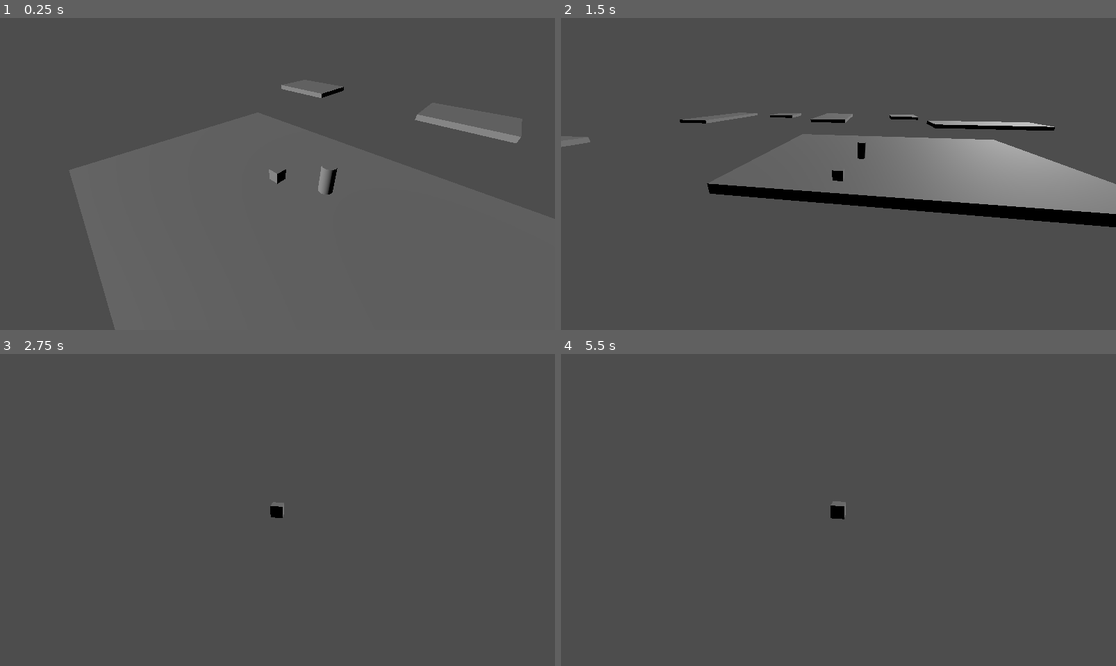
Above: before the commit, frames 1-4 (two rows, left to right).
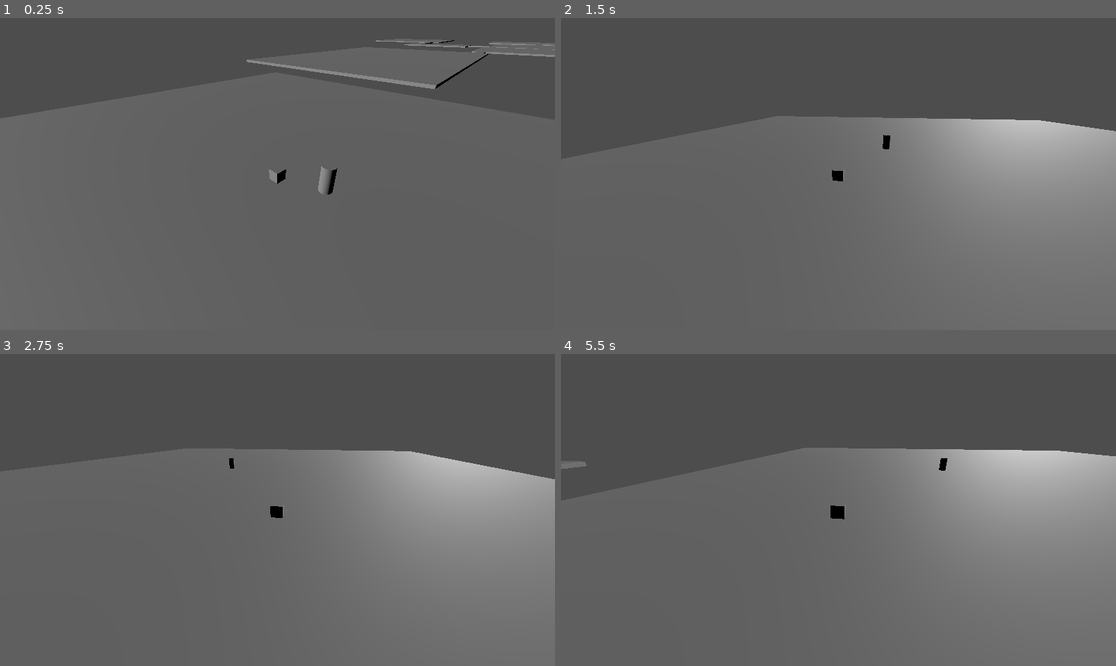
Above: after the commit, the same moments.

Repository: DumplingEater/possible_game
Game: Godot game, scene res://scenes/main.tscn
Same seed, same stepped clock (60 frames per second), same inputs: the game is played once before the commit and once after it.
Inputs (mouse positions are in pixels of both pictures, inside the frame that each line leads up to):
- Up to frame 1 (0.25 s): no input
- Up to frame 2 (1.5 s): move the mouse to (960, 158) at 0.52 s; hold D (move_right) 0.53-1.28 s; hold Right mouse button (mouse_right_click) 0.53-1.28 s; tap Space (jump) at 0.77 s; move the mouse to (727, 189) at 1.27 s; hold S (move_back) from 1.28 s (still down); tap Mouse wheel down (scroll_down) at 1.35 s
- Up to frame 3 (2.75 s): tap Space (jump) at 1.52 s; move the mouse to (333, 441) at 2.02 s; release S (move_back) at 2.03 s; hold D (move_right) from 2.03 s (still down); hold Mouse wheel up (scroll_up) from 2.03 s (still down)
- Up to frame 4 (5.5 s): move the mouse to (810, 572) at 2.77 s; release D (move_right) at 2.78 s; release Mouse wheel up (scroll_up) at 2.78 s; hold W (move_forward) 2.78-3.53 s; tap Q at 2.85 s; tap Space (jump) at 3.02, 3.77, 4.52 s; move the mouse to (1005, 556) at 3.52 s; hold E 3.53-4.28 s; hold A (move_left) 3.53-5.03 s; move the mouse to (672, 463) at 4.27 s; right-click (672, 463) at 4.35 s; move the mouse to (866, 510) at 5.02 s; hold S (move_back) from 5.03 s (still down); hold Mouse wheel down (scroll_down) from 5.03 s (still down)

The runs differ from the first frame. In frame 1, 8.3% of the frame differs, in the area x 0-100%, y 7-100%; in frame 2, 26%; in frame 3, 34%; in frame 4, 35%, in the area x 0-100%, y 30-100%.

Commit message:
added hallways

Diff:
--- a/scenes/dungeon_level.tscn
+++ b/scenes/dungeon_level.tscn
@@ -1,6 +1,6 @@
 [gd_scene load_steps=2 format=3 uid="uid://b5jpr0o1187hx"]
 
-[ext_resource type="Script" path="res://src/dungeon_generator.gd" id="1_14uwh"]
+[ext_resource type="Script" path="res://src/procedural_generation/dungeon_generator.gd" id="1_14uwh"]
 
 [node name="dungeon" type="Node3D"]
 
--- a/scenes/third_person_character.tscn
+++ b/scenes/third_person_character.tscn
@@ -1,21 +1,22 @@
 [gd_scene load_steps=5 format=3 uid="uid://bkee16cpy3j8y"]
 
-[ext_resource type="Script" path="res://src/character_controller.gd" id="1_k51kk"]
-[ext_resource type="Script" path="res://src/follow_camera.gd" id="2_jr8w2"]
-[ext_resource type="Script" path="res://src/player_character.gd" id="3_co36e"]
+[ext_resource type="Script" path="res://src/player_controls/character_controller.gd" id="1_vvahs"]
+[ext_resource type="Script" path="res://src/player_controls/follow_camera.gd" id="2_5oxlu"]
+[ext_resource type="Script" path="res://src/player_controls/player_character.gd" id="3_xhcw4"]
 
 [sub_resource type="BoxShape3D" id="BoxShape3D_cbbcf"]
 
 [node name="CharacterBody3D" type="CharacterBody3D"]
-script = ExtResource("1_k51kk")
+script = ExtResource("1_vvahs")
+speed = 23
 
 [node name="CSGBox3D" type="CSGBox3D" parent="."]
 
 [node name="camera" type="Camera3D" parent="."]
-script = ExtResource("2_jr8w2")
+script = ExtResource("2_5oxlu")
 
 [node name="CollisionShape3D" type="CollisionShape3D" parent="."]
 shape = SubResource("BoxShape3D_cbbcf")
 
 [node name="data" type="Node" parent="."]
-script = ExtResource("3_co36e")
+script = ExtResource("3_xhcw4")
--- a/src/dungeon_generator.gd
+++ /dev/null
@@ -1,110 +0,0 @@
-extends Node3D
-
-
-@export var grid_size: int = 50
-@export var min_room_size: int = 10
-@export var max_room_size: int = 40
-@export var room_count: int = 15
-@export var max_iterations: int = 100000
-
-var char_spawn_point: Vector3 = Vector3.ZERO
-
-class RoomNode:
-	var x: int = 0
-	var y: int = 0
-	var width: int = 5
-	var depth: int = 5
-
-	func _init(x: int, y: int, w: int, d: int):
-		self.x = x
-		self.y = y
-		self.width = w
-		self.depth = d
-
-	func min_x() -> int:
-		return self.x - self.width
-
-	func max_x() -> int:
-		return self.x + self.width
-
-	func min_y() -> int:
-		return self.y - self.depth
-
-	func max_y() -> int:
-		return self.y + self.depth
-
-	func overlaps_room(other: RoomNode) -> bool:
-		if other.max_x() < self.min_x():
-			return false
-		if other.min_x() > self.max_x():
-			return false
-		if other.max_y() < self.min_y():
-			return false
-		if other.min_y() > self.max_y():
-			return false
-		return true
-
-# Called when the node enters the scene tree for the first time.
-func _ready():
-	char_spawn_point = Vector3.ZERO
-	var spawn_set = false
-
-	var rng = RandomNumberGenerator.new()
-	var rooms = []
-	var iterations = 0
-	while len(rooms) < room_count:
-		var x: int = rng.randi_range(-grid_size, grid_size)
-		var y: int = rng.randi_range(-grid_size, grid_size)
-		var dx: int = rng.randi_range(min_room_size, max_room_size)
-		var dy: int = rng.randi_range(min_room_size, max_room_size)
-
-		var candidate_room: RoomNode = RoomNode.new(x, y, dx, dy)
-		var room_overlaps: bool = false
-		for room in rooms:
-			if room.overlaps_room(candidate_room):
-				room_overlaps = true
-				break
-		if not room_overlaps:
-			rooms.append(candidate_room)
-			var printer = "Adding room with x %d y %d dx %d dy %d"
-			var formatted = printer % [candidate_room.x, candidate_room.y, candidate_room.width, candidate_room.depth]
-		iterations += 1
-		if iterations >= max_iterations:
-			break
-
-	for room in rooms:
-		var mesh_instance = MeshInstance3D.new()
-		var mesh = BoxMesh.new()
-
-		# Set the size of the cube based on the room dimensions
-		mesh.size = Vector3(room.width, 1, room.depth)
-		mesh_instance.mesh = mesh
-
-		# Set the position of the cube
-		mesh_instance.position = Vector3(room.x, 0.0, room.y)
-		mesh_instance.create_convex_collision()
-
-		if not spawn_set:
-			char_spawn_point = mesh_instance.position + Vector3(0, 5, 0)
-			spawn_set = true
-
-		# Add the cube to the scene
-		add_child(mesh_instance)
-
-	var character = get_node("../../agents/players/character")
-	character.ready.connect(_set_player_spawn)
-
-func _set_player_spawn():
-	var character = get_node("../../agents/players/character")
-	character.transform = character.transform.translated(char_spawn_point)
-
-	var test_enemy = preload("res://scenes//test_enemy.tscn")
-	var instance =  test_enemy.instantiate()
-	instance.transform.origin = Vector3(char_spawn_point.x + 6, 5, char_spawn_point.z)
-	var mobs = get_node("../../agents/mobs")
-	mobs.add_child(instance)
-	return
-
-# Called every frame. 'delta' is the elapsed time since the previous frame.
-func _process(delta):
-	pass
--- /dev/null
+++ b/src/procedural_generation/dungeon_generator.gd
@@ -0,0 +1,200 @@
+extends Node3D
+
+
+@export var grid_size: int = 200
+@export var min_room_size: int = 15
+@export var max_room_size: int = 70
+@export var room_count: int = 20
+@export var max_iterations: int = 100000
+@export var hall_width: float = 5
+
+var char_spawn_point: Vector3 = Vector3.ZERO
+
+class RoomNode:
+	var x: int = 0
+	var z: int = 0
+	var half_width: int = 5
+	var half_depth: int = 5
+
+	func _init(x: int, z: int, w: int, d: int):
+		self.x = x
+		self.z = z
+		self.half_width = w
+		self.half_depth = d
+
+	func min_x() -> int:
+		return self.x - self.half_width
+
+	func max_x() -> int:
+		return self.x + self.half_width
+
+	func min_z() -> int:
+		return self.z - self.half_depth
+
+	func max_z() -> int:
+		return self.z + self.half_depth
+
+	func overlaps_room(other: RoomNode) -> bool:
+		if other.max_x() < self.min_x():
+			return false
+		if other.min_x() > self.max_x():
+			return false
+		if other.max_z() < self.min_z():
+			return false
+		if other.min_z() > self.max_z():
+			return false
+		return true
+
+	func in_plane_distance_from_room(other: RoomNode) -> float:
+		var xdiff = self.x - other.x
+		var zdiff = self.z - other.z
+		return sqrt(xdiff * xdiff + zdiff * zdiff)
+
+# Called when the node enters the scene tree for the first time.
+func _ready():
+	char_spawn_point = Vector3.ZERO
+	var spawn_set = false
+
+	var rng = RandomNumberGenerator.new()
+	var rooms = []
+	var iterations = 0
+	while len(rooms) < room_count:
+		var x: int = rng.randi_range(-grid_size, grid_size)
+		var z: int = rng.randi_range(-grid_size, grid_size)
+		var dx: int = rng.randi_range(min_room_size, max_room_size)
+		var dz: int = rng.randi_range(min_room_size, max_room_size)
+
+		var candidate_room: RoomNode = RoomNode.new(x, z, dx, dz)
+		var room_overlaps: bool = false
+		for room in rooms:
+			if room.overlaps_room(candidate_room):
+				room_overlaps = true
+				break
+		if not room_overlaps:
+			rooms.append(candidate_room)
+
+		iterations += 1
+		if iterations >= max_iterations:
+			break
+
+	var room_graph = {}
+	var rooms_added_to_graph = []
+
+	var start_room = rooms[0]
+	room_graph[start_room] = []
+	rooms_added_to_graph.append(start_room)
+
+	while len(rooms_added_to_graph) < len(rooms):
+		var best_candidate_node = null
+		var best_graph_node
+		var best_distance = 1e9
+
+		# iterate each node in the graph and each room in rooms and find the closest pair
+		# then add that pair and keep looping. i think this is prim's algorithm idk
+		for graph_node: RoomNode in room_graph:
+
+			# compare this graph node to every candidate
+			for candidate_node: RoomNode in rooms:
+
+				# don't check nodes already in graph
+				if candidate_node in rooms_added_to_graph:
+					continue
+
+				# if we find a candidate closesst to this node, cache it
+				var distance_between_rooms = graph_node.in_plane_distance_from_room(candidate_node)
+				if distance_between_rooms < best_distance:
+					best_distance = distance_between_rooms
+					best_candidate_node  = candidate_node
+					best_graph_node = graph_node
+
+		# add new room to graph
+		room_graph[best_candidate_node] = []
+		rooms_added_to_graph.append(best_candidate_node)
+
+		# add link between rooms. though it's undirected, i think it'll help to keep
+		# track of it as a directed graph so it's easier to know which edges i've added
+		room_graph[best_graph_node].append(best_candidate_node)
+
+	# i guess for conceptual sake i am picturing this top down +x to right +z 'up'
+	for room in room_graph:
+		var adjacent_rooms = room_graph[room]
+		for target_room in adjacent_rooms:
+			var x_overlap = !(room.max_x() < target_room.min_x() or room.min_x() > target_room.max_x())
+			var z_overlap = !(room.max_z() < target_room.min_z() or room.min_z() > target_room.max_z())
+
+			# if there's overlap we can just do a straight hall so check that first
+			if x_overlap or z_overlap:
+
+				# just line up our 4 x values and sort and our x bounds for hall
+				# pos are the middle two. same for z actually for the bounds of
+				# the hall
+				var x_edges = [room.min_x(), room.max_x(), target_room.min_x(), target_room.max_x()]
+				var z_edges = [room.min_z(), room.max_z(), target_room.min_z(), target_room.max_z()]
+
+				x_edges.sort()
+				z_edges.sort()
+
+				var hall_x = (x_edges[1] + x_edges[2]) / 2
+				var hall_z = (z_edges[1] + z_edges[2]) / 2
+
+				var mesh_instance = MeshInstance3D.new()
+				var mesh = BoxMesh.new()
+				#mesh.size = Vector3(room.half_width, 1, room.half_depth)
+				if x_overlap:
+					var hall_length = abs(z_edges[1] - z_edges[2]) + 1
+					mesh.size = Vector3(hall_width, 1, hall_length)
+				elif z_overlap:
+					var hall_length = abs(x_edges[1] - x_edges[2]) + 1
+					mesh.size = Vector3(hall_length, 1, hall_width)
+				mesh_instance.mesh = mesh
+				mesh_instance.position = Vector3(hall_x, 0.0, hall_z)
+				mesh_instance.create_convex_collision()
+				add_child(mesh_instance)
+
+				continue
+
+			var x_diff = abs(room.x - target_room.x)
+			var z_diff = abs(room.z - target_room.z)
+
+			# if x_diff is less, they're probably vertically stacked
+			if x_diff < z_diff:
+				pass
+			else:  # probably horizontally lined up
+				pass
+
+	for room in rooms:
+		var mesh_instance = MeshInstance3D.new()
+		var mesh = BoxMesh.new()
+
+		# Set the size of the cube based on the room dimensions
+		mesh.size = Vector3(room.half_width * 2, 1, room.half_depth * 2)
+		mesh_instance.mesh = mesh
+
+		# Set the position of the cube
+		mesh_instance.position = Vector3(room.x, 0.0, room.z)
+		mesh_instance.create_convex_collision()
+
+		if not spawn_set:
+			char_spawn_point = mesh_instance.position + Vector3(0, 5, 0)
+			spawn_set = true
+
+		# Add the cube to the scene
+		add_child(mesh_instance)
+
+	var character = get_node("../../agents/players/character")
+	character.ready.connect(_set_player_spawn)
+
+func _set_player_spawn():
+	var character = get_node("../../agents/players/character")
+	character.transform = character.transform.translated(char_spawn_point)
+
+	var test_enemy = preload("res://scenes//test_enemy.tscn")
+	var instance =  test_enemy.instantiate()
+	instance.transform.origin = Vector3(char_spawn_point.x + 6, 5, char_spawn_point.z)
+	var mobs = get_node("../../agents/mobs")
+	mobs.add_child(instance)
+	return
+
+# Called every frame. 'delta' is the elapsed time since the previous frame.
+func _process(delta):
+	pass
Renamed: src/character_controller.gd -> src/player_controls/character_controller.gd
Renamed: src/custom_camera_controller.gd -> src/player_controls/custom_camera_controller.gd
Renamed: src/follow_camera.gd -> src/player_controls/follow_camera.gd
Renamed: src/player_character.gd -> src/player_controls/player_character.gd
Not shown, changed: .gitignore
